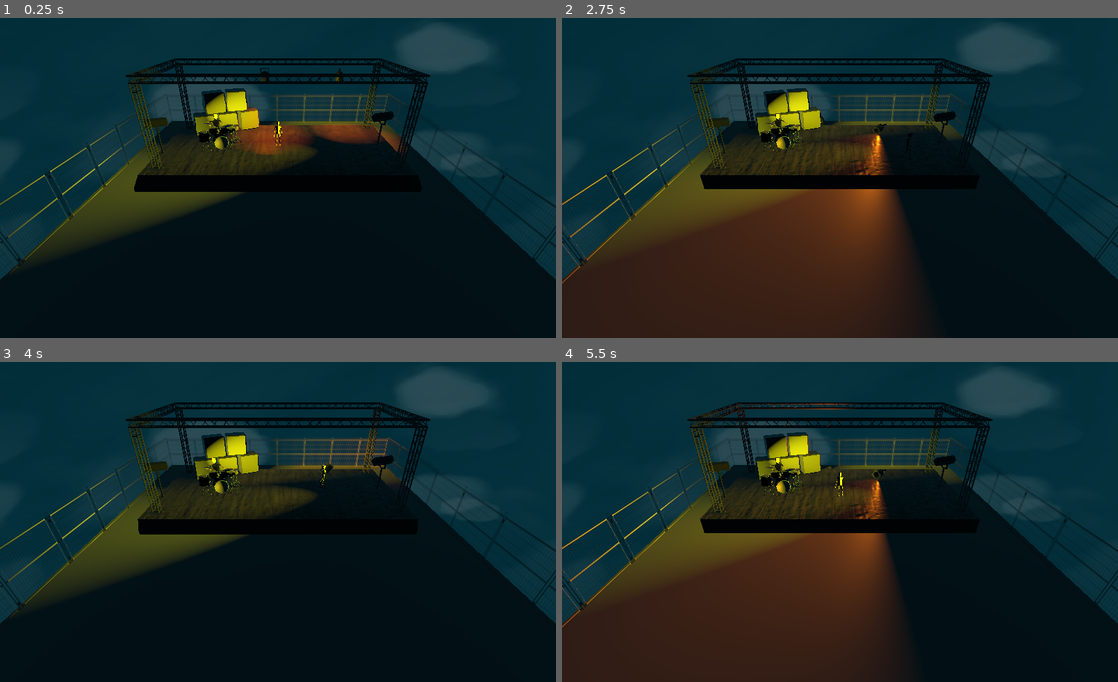
Above: before the commit, frames 1-4 (two rows, left to right).
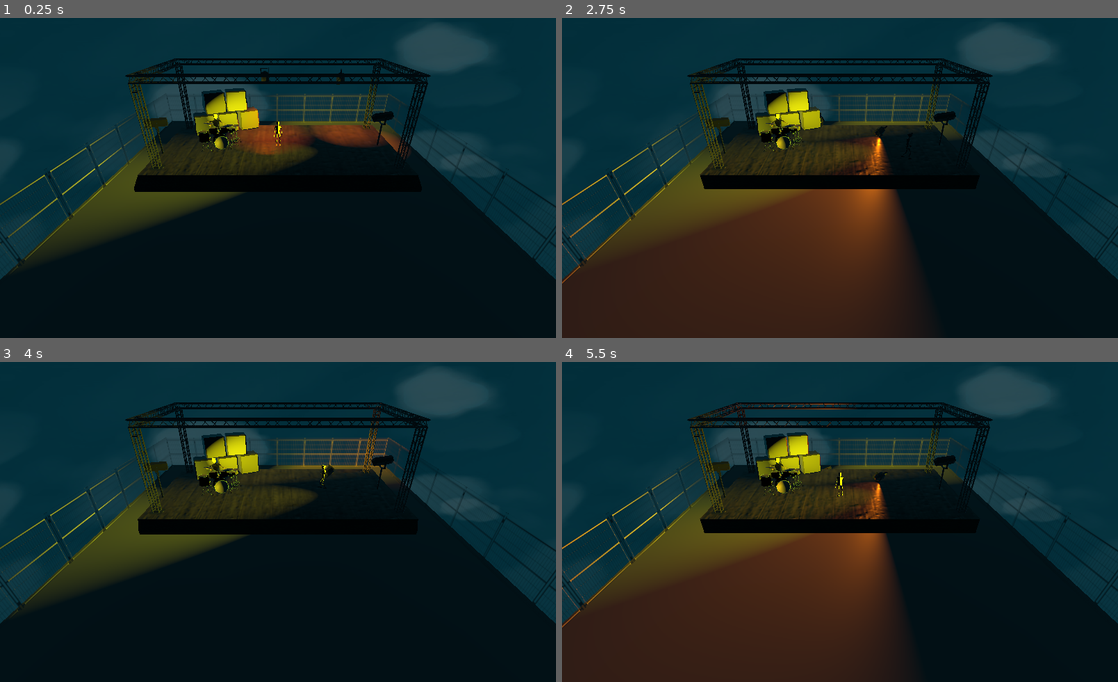
Above: after the commit, the same moments.

Repository: MartiniMoe/WubbaLubbaDubDub
Game: Godot game, scene res://scenes/Main.tscn
Same seed, same stepped clock (60 frames per second), same inputs: the game is played once before the commit and once after it.
Inputs:
- Up to frame 1 (0.25 s): no input
- Up to frame 2 (2.75 s): hold Right (ui_right) 0.53-1.28 s; tap Space (ui_select) at 0.77, 1.52 s; hold Down (ui_down) 1.28-2.03 s; hold Right (ui_right) from 2.03 s (still down)
- Up to frame 3 (4 s): release Right (ui_right) at 2.78 s; hold Up (ui_up) 2.78-3.53 s; tap Space (ui_select) at 3.02, 3.77 s; hold Left (ui_left) from 3.53 s (still down)
- Up to frame 4 (5.5 s): tap Space (ui_select) at 4.52 s; release Left (ui_left) at 5.03 s; hold Down (ui_down) from 5.03 s (still down)

The runs differ from the first frame. In frame 1, 0.3% of the frame differs, in the area x 56-74%, y 15-45%; in frame 2, 0.1%; in frame 3, 0.1%; in frame 4, 0.2%.

Commit message:
fix spot position

Diff:
--- a/godot_project/scenes/Main.tscn
+++ b/godot_project/scenes/Main.tscn
@@ -62,7 +62,7 @@
 
 [node name="Spotlight_oben" parent="." instance=ExtResource( 7 )]
 
-transform = Transform( 0.548785, 0, -0.835963, 0, 1, 0, 0.835963, 0, 0.548785, 6.28379, 1.44656, -5.15762 )
+transform = Transform( 0.548785, 0, -0.835963, 0, 1, 0, 0.835963, 0, 0.548785, 6.28379, 1.44656, -4.38644 )
 light_color = Color( 1, 0.515625, 0, 1 )
 
 [node name="Spotlight_oben2" parent="." instance=ExtResource( 7 )]
